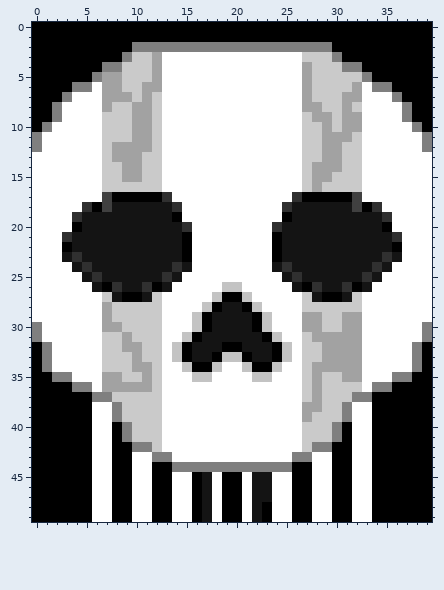
A pixel-art sprite gets an edit: Assets/Materials+Textures/Materials/Ghost Face.png. That is the earlier state.
The file is 40x50 pixels. Colours within 5 levels of each other are drawn and written as one.
After the commit:
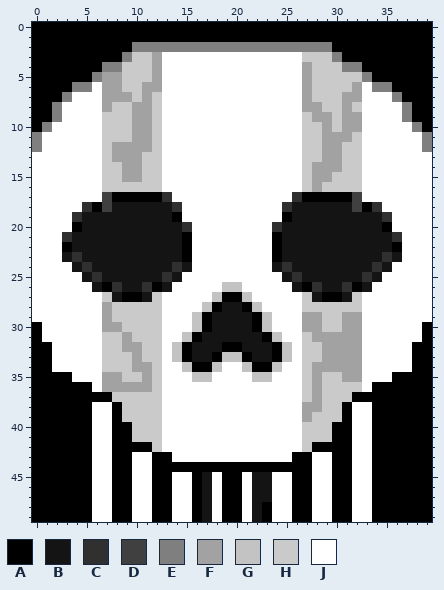
Palette (. is transparent): A #000000  B #141414  C #303030  D #404040  E #7f7f7f  F #a2a2a2  G #c3c3c3  H #cacaca  J #ffffff
Change:
The edit turns colour E into colour A in rows 30 to 31 at x 0 and 39; in rows 32 to 34 at x 1 and 38; in row 35 at x 2 to 3 and 36 to 37; in row 36 at x 4 to 5 and 34 to 35; in row 37 at x 6 to 7 and 32 to 33; in rows 38 to 39 at x 8 and 31.
The edit turns colour E into colour A in rows 40 to 41 at x 9 and 30; in row 42 at x 10 to 11 and 28 to 29; in row 43 at x 12 to 13 and 26 to 27; in row 44 at x 14 to 25.
Boxes around the changes in both pictures, in picture pixels (x1, y1, x2, y2):
changed: (32, 322, 432, 472)
